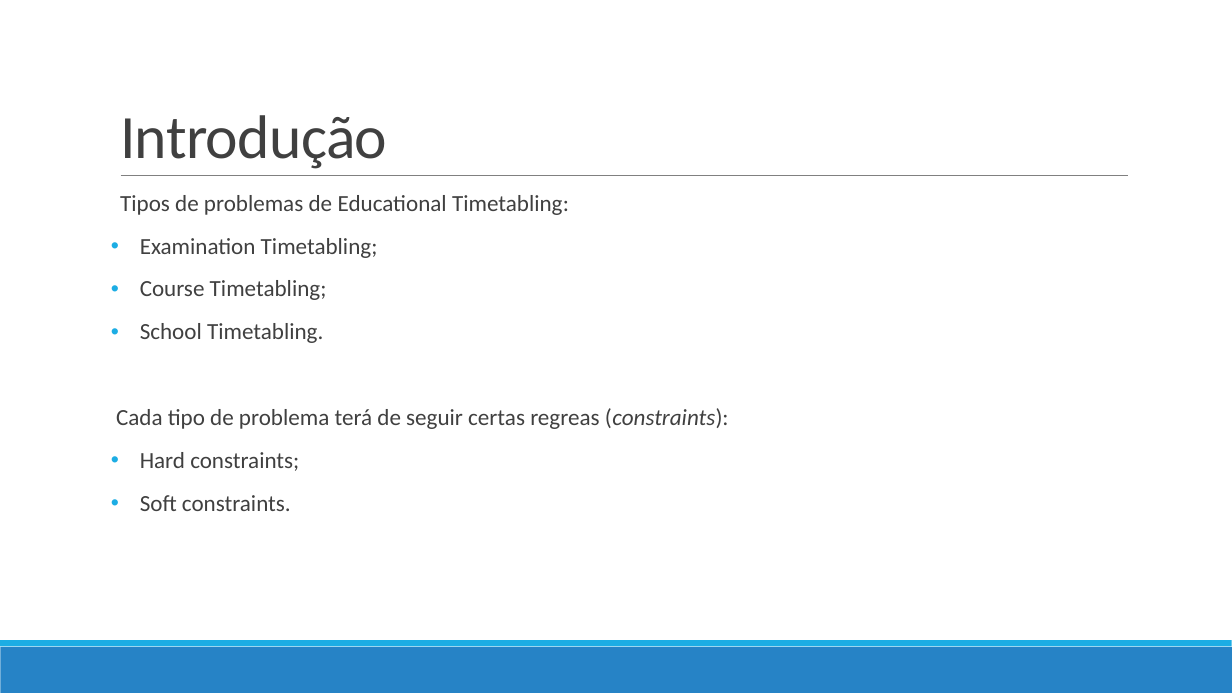
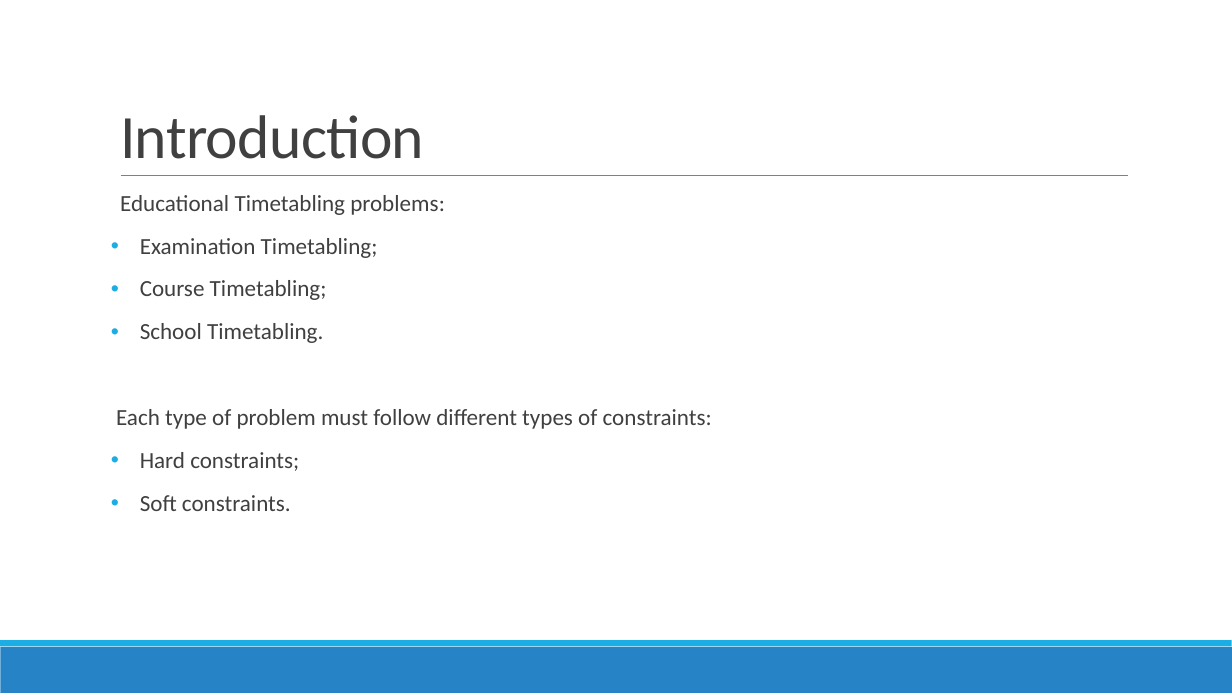
Before and after one commit to devilsdante/isel-examtimetabling-2014-2015, a slide deck: slide 3 of doc/Apresentação Oral/Examination Timetabling Automation using Hybrid Meta-heuristics.pptx. Drawn at 1232x693 pixels with LibreOffice and Linux fonts; fonts in the diff are those of the drawing. Boxes give left, top, right and bottom in pixels: in the first picture for what was removed or moved away, otherwise in the second. Text is boxed around its words. In the diff, an @@ line names an element or a change of style, - is before the commit and + after.

```diff
--- a/doc/Apresentação Oral/Examination Timetabling Automation using Hybrid Meta-heuristics.pptx
+++ b/doc/Apresentação Oral/Examination Timetabling Automation using Hybrid Meta-heuristics.pptx
@@ title at <box>120,115,424,159</box>: text changed @@
-Introdução
+Introduction
@@ text at <box>120,195,445,215</box>: text changed @@
-    Tipos de problemas de Educational Timetabling:
+    Educational Timetabling problems:
@@ text at <box>116,409,712,429</box>: text changed @@
-  Cada tipo de problema terá de seguir certas regreas (constraints):
+  Each type of problem must follow different types of constraints:
```
Also in this commit, not shown: 2 other slides changed, 9 slides added, 2 slides removed.
